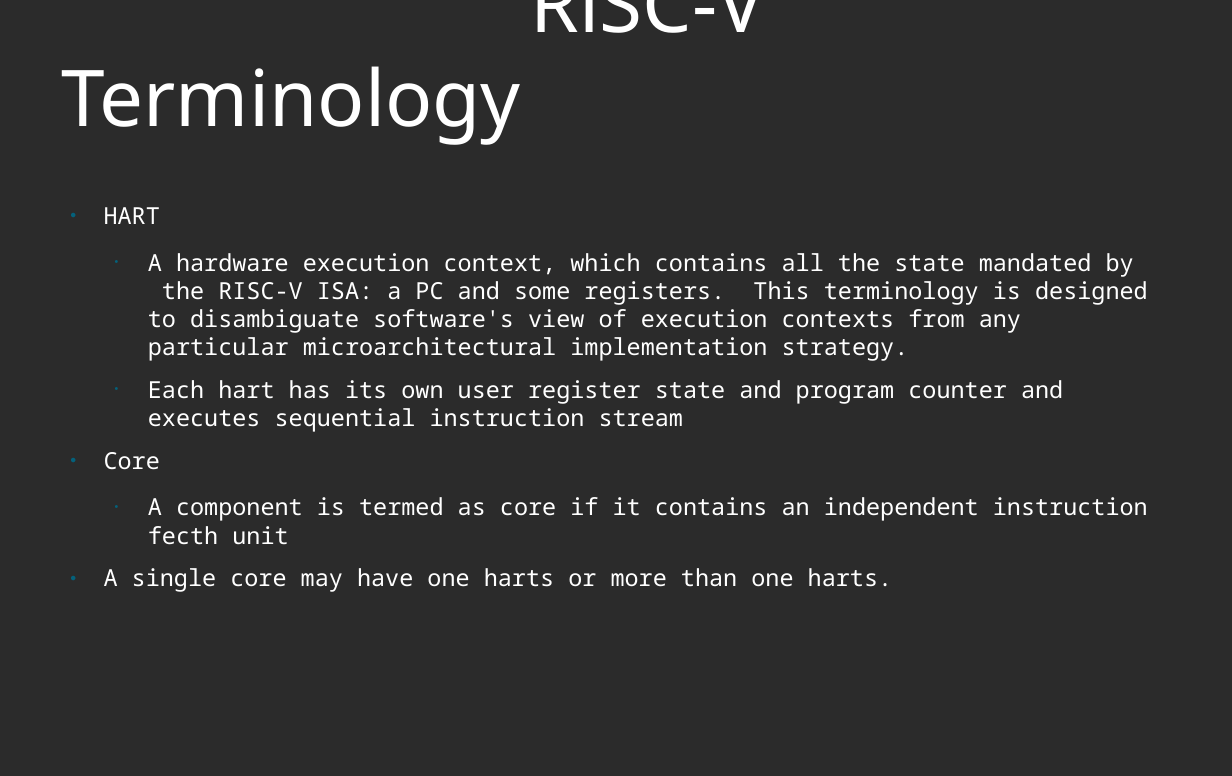
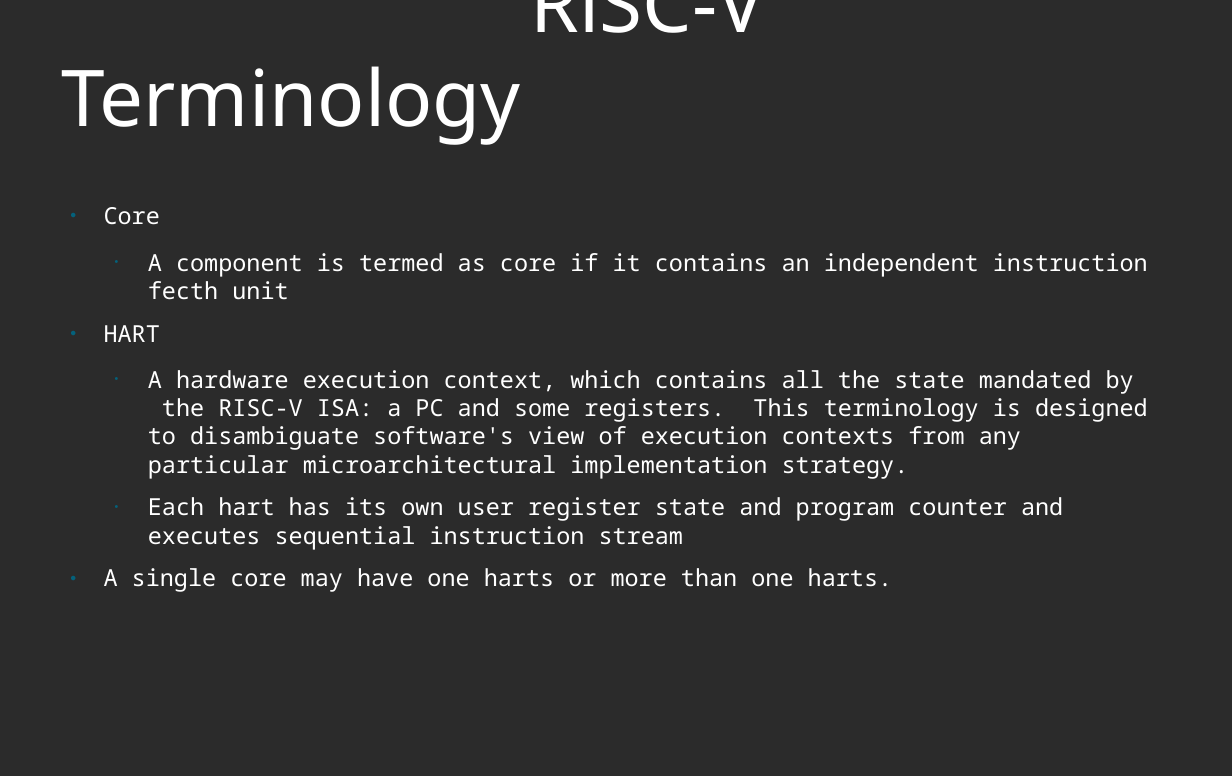
Before and after one commit to murthuja1708/desd_class, a slide deck: slide 4 of RISCV.odp. Drawn at 1232x776 pixels with LibreOffice and Linux fonts; fonts in the diff are those of the drawing; background and template pictures are left out; a plain dark background stands for a picture behind light text. Boxes give left, top, right and bottom in pixels: in the first picture for what was removed or moved away, otherwise in the second. Text is boxed around its words. In the diff, an @@ line names an element or a change of style, - is before the commit and + after.

```diff
--- a/RISCV.odp
+++ b/RISCV.odp
@@ text at box(104, 207, 1148, 300): paragraphs added @@
+● Core
+  • A component is termed as core if it contains an independent instruction fecth unit
@@ text at box(104, 452, 1148, 545): paragraphs removed @@
-● Core
-  • A component is termed as core if it contains an independent instruction fecth unit
```
Also in this commit, not shown: 8 other slides changed, 15 slides added, 3 slides removed, 2 other files.
